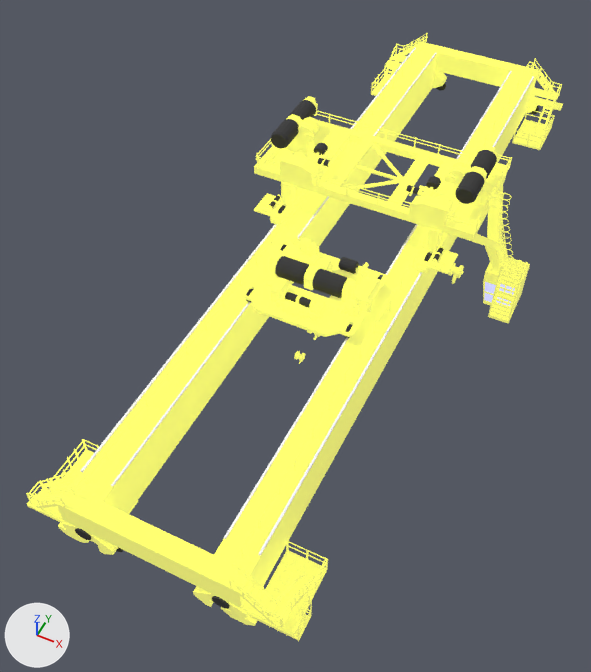
The glTF model public/models/c_871.glb as it was, and as the next commit left it.
Before and after are seen from a camera (50 mm lens) standing at (13.2, -34.6, 38.2) and looking at (-1.5, -5.2, 1.5). The lights are fixed; the arrows at lower left show +X, +Y and +Z. The first picture is the older version. Where no turn or scale is listed for an object, it has been applied to the vertices. Vertices at exactly the same position are counted once.

In view in the first picture: '2_Bay_C_871_Body', '2_Bay_C_871_Head_01', '2_Bay_C_871_Head_02' and 2 more.
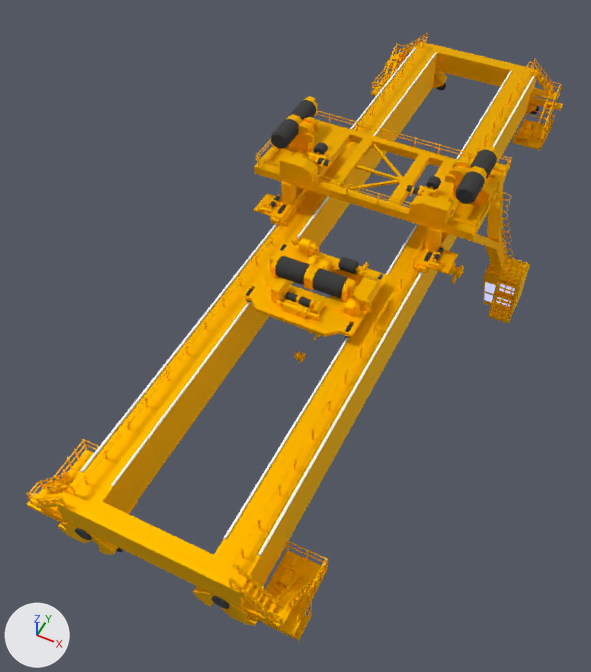
Location of each change, [x1, y1, x2, y2] in pixels of the pictures (591 x 672 px):
part 1 of me_mesh_118, recoloured (darker)
    both: [26, 33, 563, 642]
part 2 of me_mesh_119, recoloured (darker)
    both: [254, 96, 530, 323]
part 3 of me_mesh_122, recoloured (darker)
    both: [242, 237, 389, 337]

The change, as a list of edits to the scene's bpy script:
```text
Add mat_머티리얼_001:
    mat_머티리얼_001 = bpy.data.materials.new('머티리얼.001')
    # nodes: BsdfPrincipled, Mix, OutputMaterial, VertexColor
    # colours: yellow #ffc800, mixed with the vertex colours
Change me_mesh_118:
    where me_mesh_118.from_pydata(...)  # 6948 vertices, 12398 faces; spans x -7.4..6.9, y -22.4..23.7, z 0.0..6.4
    used by ob_2_bay_c_871_body; location = (0.0, 0.0, 0.0)
    me_mesh_118 part 1: all 11270 faces that had it switch from mat_15___default_003 to mat_머티리얼_001
Change me_mesh_119:
    where me_mesh_119.from_pydata(...)  # 6840 vertices, 13067 faces; spans x -7.2..9.6, y -1.1..8.2, z 1.1..10.2
    used by ob_2_bay_c_871_head_01; location = (0.0, 0.0, 0.0)
    me_mesh_119 part 2: all 9953 faces that had it switch from mat_15___default_003 to mat_머티리얼_001
Change me_mesh_122:
    where me_mesh_122.from_pydata(...)  # 2732 vertices, 5332 faces; spans x -3.48..3.47, y -8.29..-2.74, z 5.67..7.79
    used by ob_2_bay_c_871_head_02; location = (0.0, 0.0, 0.0)
    me_mesh_122 part 3: all 3496 faces that had it switch from mat_15___default_003 to mat_머티리얼_001
```
